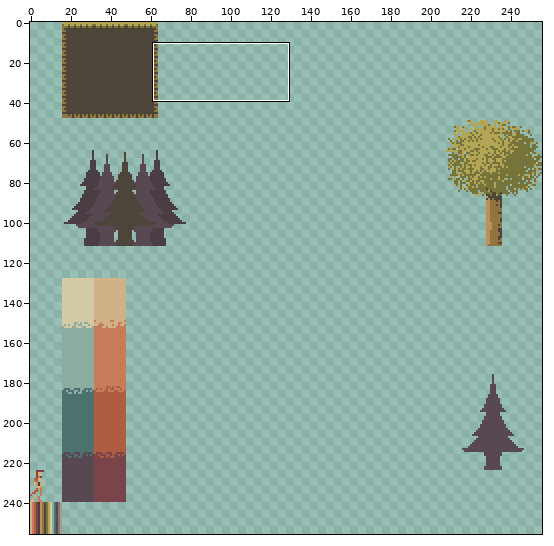
Two states of a pixel-art file, assets/sprites/aseprite/Overworld-Spritesheet.aseprite. Above, an overview of the earlier version with the close-up marked.
Close-up. Old version:
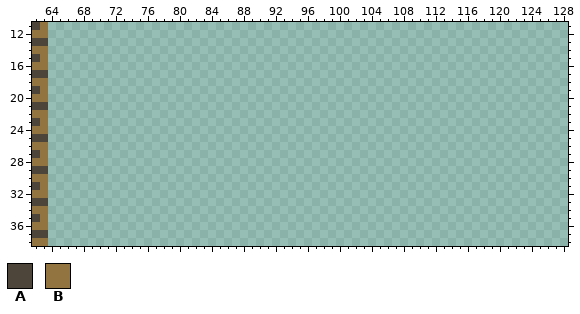
256x256 pixels, 1 frame. Shown: x 62..128, y 11..38.
Palette (. is transparent): A #4d4539  B #927441
Pixels before, first column x 62:
11 AB
12 BB
13 AA
14 BB
15 AB
16 BB
17 AA
18 BB
19 AB
20 BB
21 AA
22 BB
23 AB
24 BB
25 AA
26 BB
27 AB
28 BB
29 AA
30 BB
31 AB
32 BB
33 AA
34 BB
35 AB
36 BB
37 AA
38 BB
And afterwards:
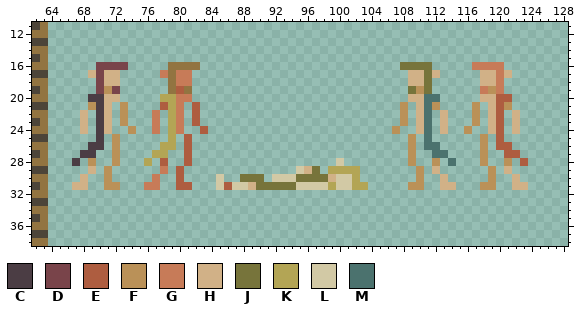
Colours new in this view: C #4b3d44  D #79444a  E #ae5d40  F #ba9158  G #c77b58  H #d1b187  J #77743b  K #b3a555  L #d2c9a5  M #4b726e
What changed:
Changed rows in their new state; - is an unchanged pixel.
first column x 67:
16 ---DDDD-----BBBB-------------------------JJJJ-----GGGG---
17 --HDHH-----GBGG---------------------------HHJH-----HHGH--
18 ---DHH------BGG---------------------------HHJ------HHG---
19 ---DFD------BEB---------------------------JFJ------GFG---
20 --CCHH-----KKGG---------------------------HHMM-----HHEE--
21 --FCH-F----EKG-E-------------------------F-HMF----F-HEF--
22 -H-CH-F---G-KG-E-------------------------F-HM-H---F-HE-H-
23 -H-CH-F---G-KG-E-------------------------F-HM-H---F-HE-H-
24 -H-CH--F--G-KG--E-----------------------F--HM-H--F--HE-H-
25 ---C-F------K-E---------------------------F-M------F-E---
26 --CC-F-----KK-E---------------------------F-MM-----F-EE--
27 -CC--F----KK--E---------------------------F--MM----F--EE-
28 C-F--F---K-E--E------------------L--------F--F-M---F--F-E
29 --H-F------G-E--------------LHJ-KKKK-------F-H------F-H--
30 -H--F-----G--E----L--JJJ-LLLJJJJHLLK-------F--H-----F--H-
31 HH--FF---GG--EE---LELLHJJJJJLLLLKLLKK-----FF--HH---FF--HH
Boxes around the changes in both close-ups, in picture pixels (x1, y1, x2, y2):
added: (72, 62, 368, 190)
added: (392, 62, 528, 190)
